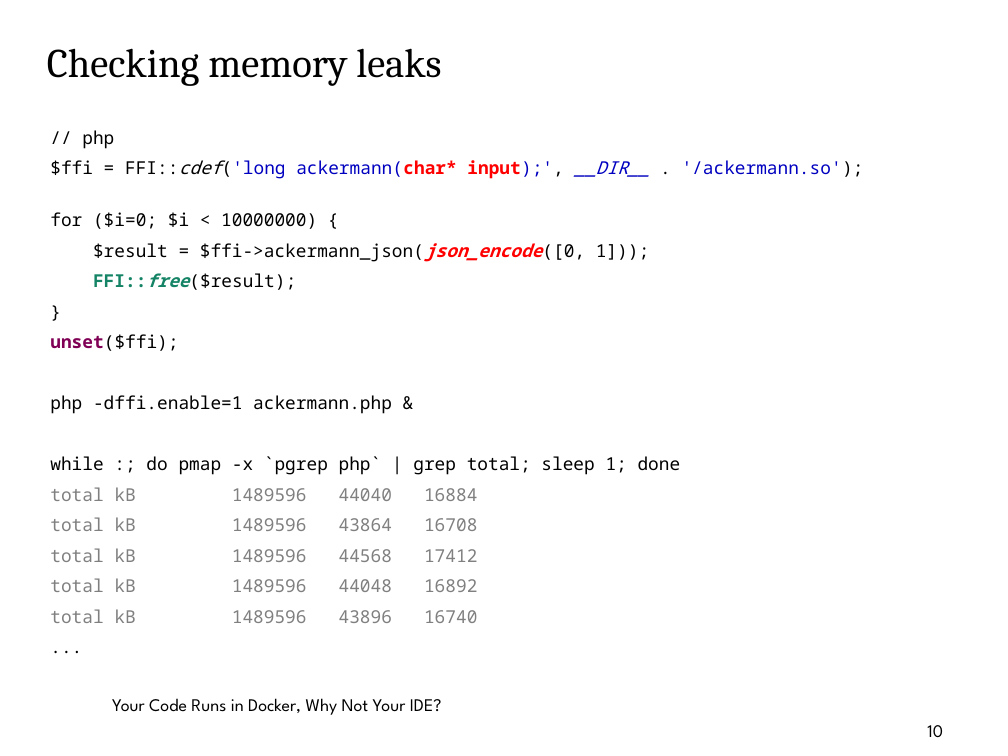
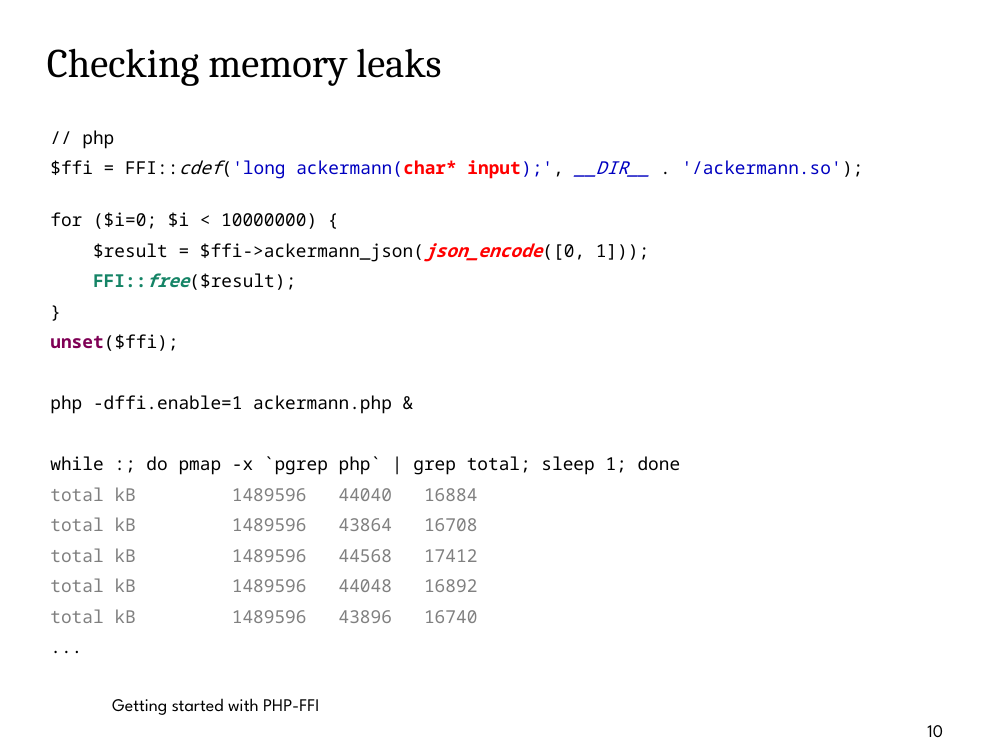
Before and after one commit to thomasbley/php-go-integration, a slide deck: slide 10 of getting_started_with_php_ffi.odp. Drawn at 1008x756 pixels with LibreOffice and Linux fonts; fonts in the diff are those of the drawing; background and template pictures are left out. Boxes give left, top, right and bottom in pixels: in the first picture for what was removed or moved away, otherwise in the second. Text is boxed around its words. In the diff, an @@ line names an element or a change of style, - is before the commit and + after.

Commit message:
updated slides

```diff
--- a/getting_started_with_php_ffi.odp
+++ b/getting_started_with_php_ffi.odp
@@ text at [112,698,319,715]: text changed @@
-Your Code Runs in Docker, Why Not Your IDE?
+Getting started with PHP-FFI
```
Also in this commit, not shown: 15 other slides changed, 1 other file.
